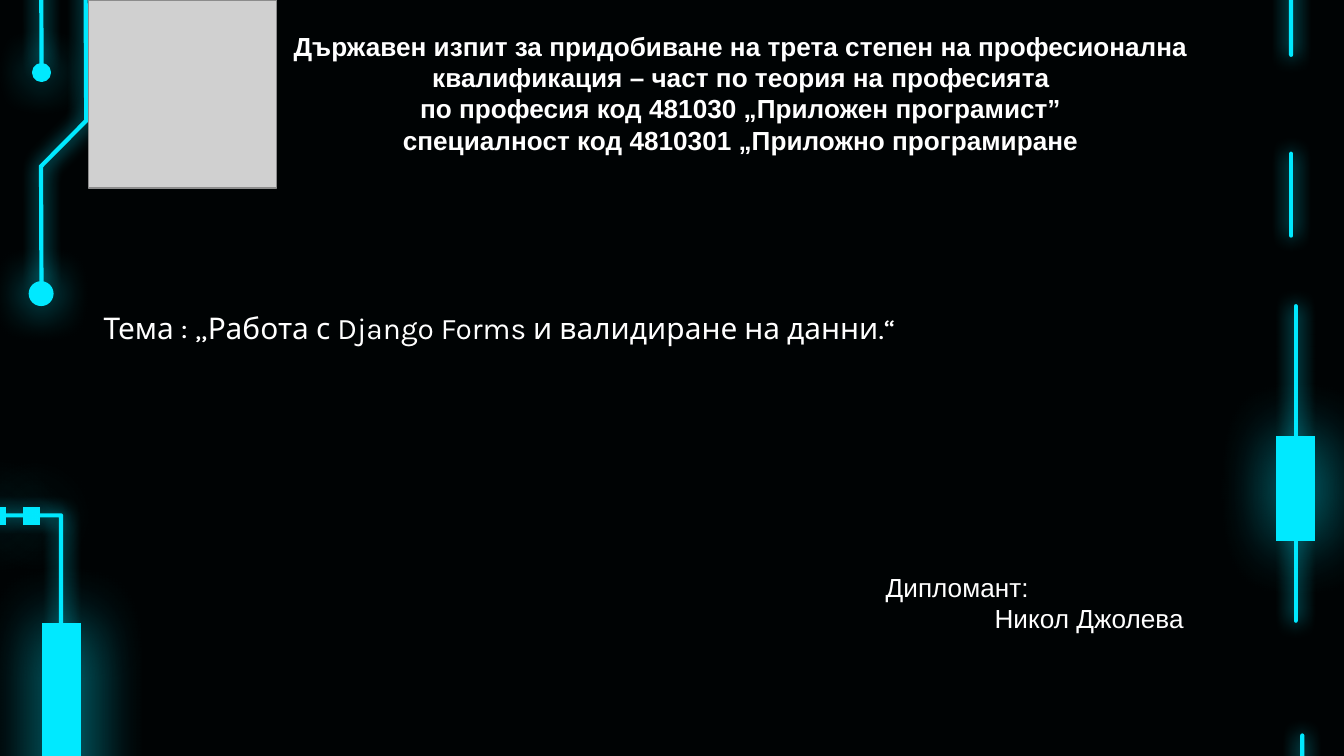
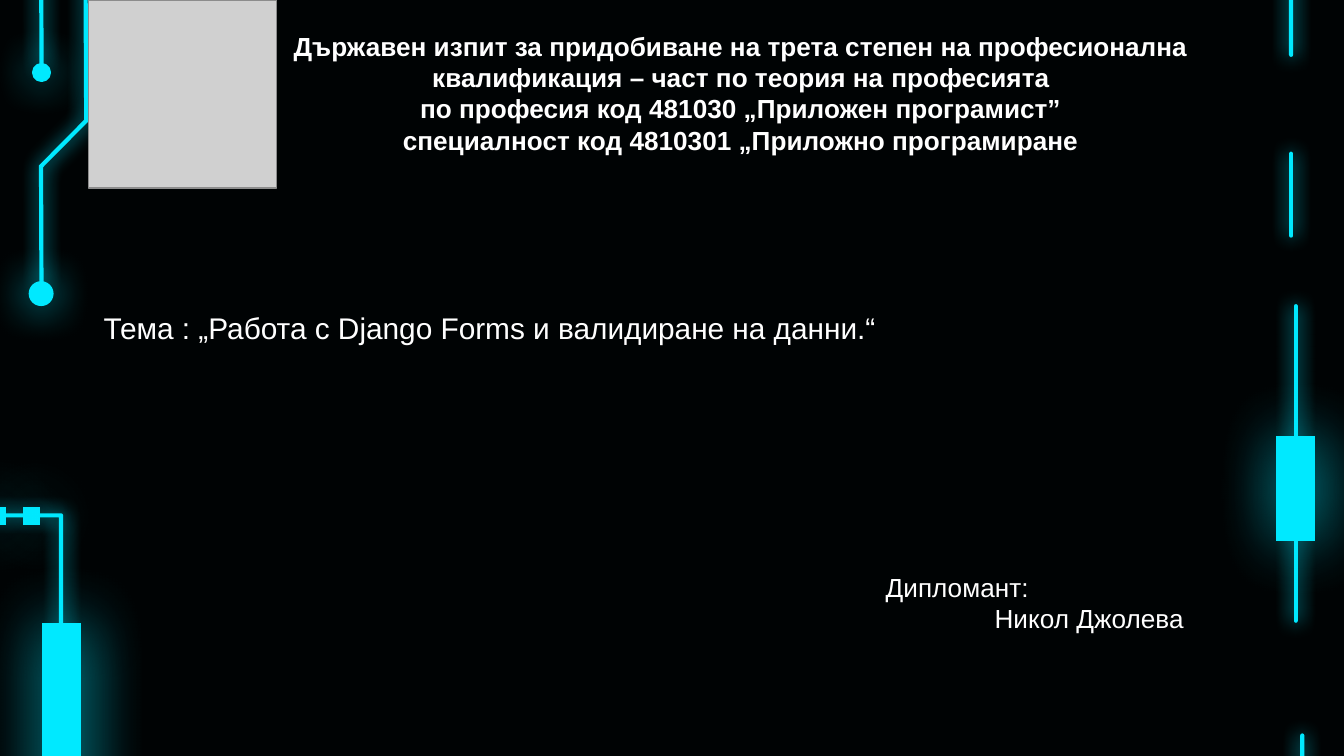
Before and after one commit to pgee-dzi2024/Theme_2503, a slide deck: slide 1 of dr/Защита- теория.pptx. Drawn at 1344x756 pixels with LibreOffice and Linux fonts; fonts in the diff are those of the drawing; grey boxes stand for pictures. Boxes give left, top, right and bottom in pixels: in the first picture for what was removed or moved away, otherwise in the second. Text is boxed around its words. In the diff, an @@ line names an element or a change of style, - is before the commit and + after.

```diff
--- a/dr/Защита- теория.pptx
+++ b/dr/Защита- теория.pptx
@@ text "Тема : „Работа с Django ..." at bbox=[104, 317, 876, 344]: font Karla to Arial @@
```
Also in this commit, not shown: 1 other file.
